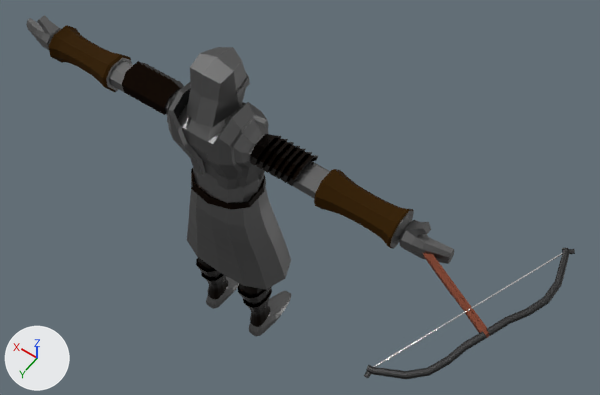
One commit to the Blender file Assets/blend files/knight_crossbowAnim.blend: the scene before it, then after it.
The view is the same before and after, from a 50 mm lens placed at (-1.543, 1.7, 3.823), pointed at (-0.277, -0.073, 1.036). Every picture has the same lights, and +X, +Y and +Z are marked at lower left.
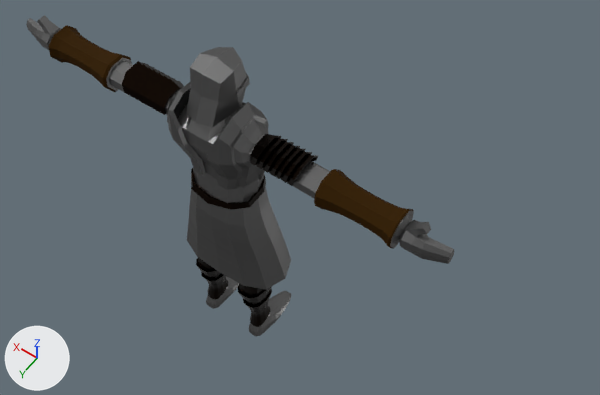
Boxes [x1, y1, x2, y2] around the edits, measured in the pictures (600 x 395 px):
'Cube.005', deleted (black)
    before: [364, 248, 575, 379]
    faces in mat_material_002 (black #000000): [364, 248, 575, 379]
    faces in mat_material_003 (white #e7e7e7): [373, 253, 562, 367]
'Cube.004', deleted (brown)
    before: [423, 253, 490, 337]

Patch to the scene script:
```diff
--- a/Assets/blend files/knight_crossbowAnim.blend.py
+++ b/Assets/blend files/knight_crossbowAnim.blend.py
@@ ob_cube_005 @@
-ob_cube_005 = bpy.data.objects.new('Cube.005', me_cube_012)
-ob_cube_005.location = (-0.881, 0.088, 1.437)
-ob_cube_005.rotation_euler = (1.812, 0.00629, 2.669)  # degrees (104, 0.4, 153)
-ob_cube_005.scale = (0.000184, 0.000129, 0.000184)
@@ ob_cube_004 @@
-ob_cube_004 = bpy.data.objects.new('Cube.004', me_cube_011)
-ob_cube_004.location = (-0.945, 0.12, 1.433)
-ob_cube_004.rotation_euler = (1.812, 0.00629, 2.669)  # degrees (104, 0.4, 153)
-ob_cube_004.scale = (0.000184, 0.000184, 0.000131)
```
